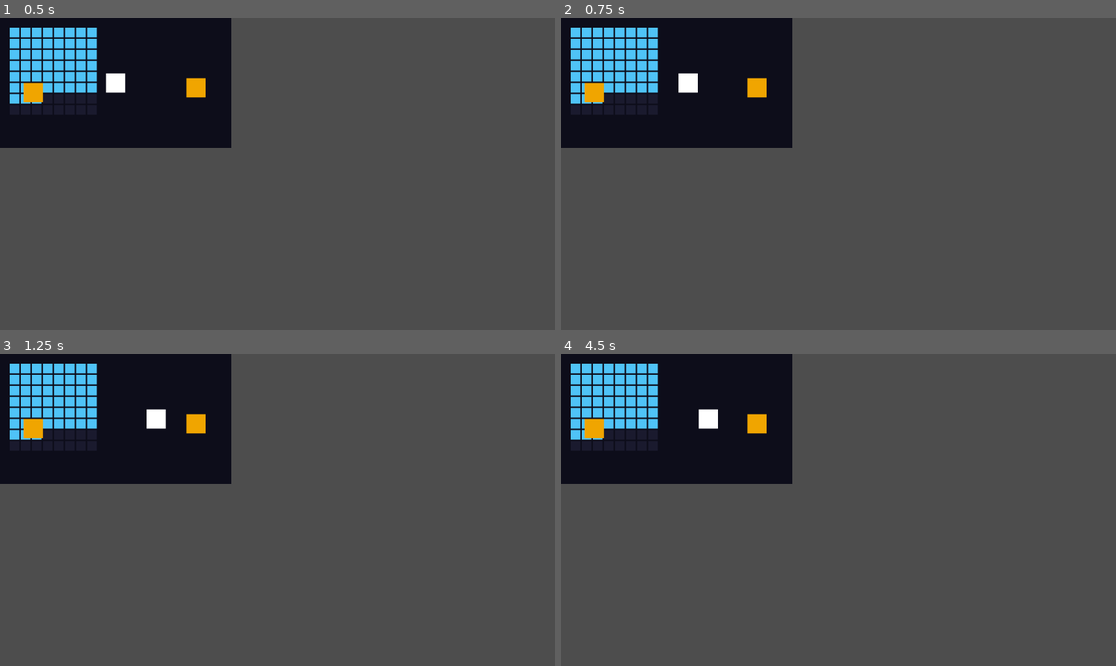
Above: before the commit, frames 1-4 (two rows, left to right).
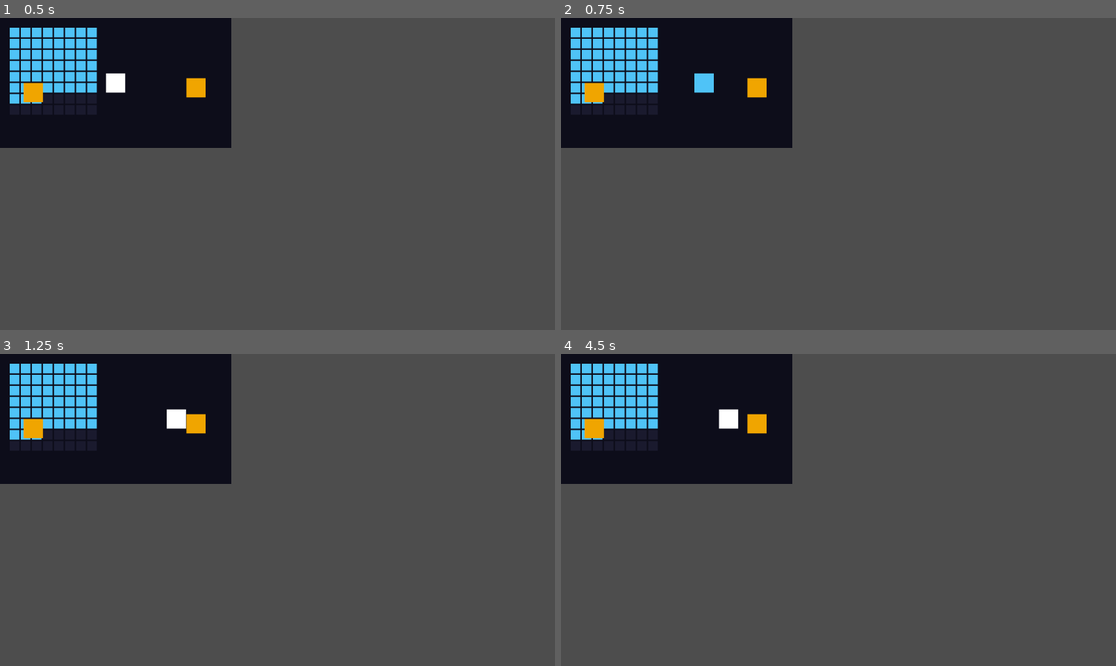
Above: after the commit, the same moments.

Repository: cynessa-dev/null
Game: Godot game, scene res://scenes/Main.tscn
Same seed, same stepped clock (60 frames per second), same inputs: the game is played once before the commit and once after it.
Inputs:
- Up to frame 1 (0.5 s): no input
- Up to frame 2 (0.75 s): tap Enter at 0.5 s; hold Right (ui_right) from 0.53 s (still down); tap Shift (dash) at 0.6 s
- Up to frame 3 (1.25 s): keep holding Right (ui_right)
- Up to frame 4 (4.5 s): release Right (ui_right) at 1.28 s; hold Down (ui_down) 1.28-2.03 s; tap Shift (dash) at 1.35, 2.3, 2.85, 3.6 s; hold Right (ui_right) 2.03-2.78 s; tap E (interact) at 2.1, 4.35 s; hold Up (ui_up) 2.78-3.53 s; hold Left (ui_left) from 3.53 s (still down)

Frame 1 is identical in both runs. In frame 2, 0.4% of the frame differs, in the area x 21-28%, y 17-25%; in frame 3, 0.5%; in frame 4, 0.5%, in the area x 24-33%, y 17-25%.

Commit message:
✨ feat: add dash ability to player script for testing

Diff:
--- a/scripts/Player.gd
+++ b/scripts/Player.gd
@@ -1,22 +1,71 @@
-# Player.gd
 extends CharacterBody2D
 
+# CONSTANTS
 const SPEED := 120.0
+const DASH_SPEED := 400.0
+const DASH_DURATION := 0.15
+const DASH_COOLDOWN := 1.0
 
-# This will get populated when player gets near NPCs
+# CONFIGURATIONS
 var nearby_npc: Node = null
+var is_dashing := false
+var dash_timer := 0.0
+var dash_cooldown_timer := 0.0
+var dash_direction := Vector2.ZERO
+
+# For visual feedback
+@onready var body: ColorRect = $Body
 
 func _physics_process(delta: float) -> void:
+	_handle_dash_timers(delta)
 	_handle_movement()
 	_handle_interaction()
 	move_and_slide()
 
+func _handle_dash_timers(delta: float) -> void:
+	if is_dashing:
+		dash_timer -= delta
+		if dash_timer <= 0.0:
+			is_dashing = false
+			body.color = Color("ffffff")
+
+	if dash_cooldown_timer > 0.0:
+		dash_cooldown_timer -= delta
+
 func _handle_movement() -> void:
+	if is_dashing:
+		velocity = dash_direction * DASH_SPEED
+		return
+
 	var direction := Vector2(
 		Input.get_axis("ui_left", "ui_right"),
 		Input.get_axis("ui_up", "ui_down")
 	).normalized()
+
 	velocity = direction * SPEED
+
+	# Attempt dash
+	if Input.is_action_just_pressed("dash"):
+		if not SkillManager.has_skill("dash"):
+			print("You've forgotten how to dash.")
+			return
+
+		if dash_cooldown_timer > 0.0:
+			return
+
+		if direction == Vector2.ZERO: # Player is standing still
+			return
+
+		_start_dash(direction)
+
+func _start_dash(direction: Vector2) -> void:
+	is_dashing = true
+	dash_timer = DASH_DURATION
+	dash_cooldown_timer = DASH_COOLDOWN
+	dash_direction = direction
+
+	# Flash cyan during dash
+	body.color = Color("4fc3f7")
 
 func _handle_interaction() -> void:
 	if Input.is_action_just_pressed("interact") and nearby_npc != null:
